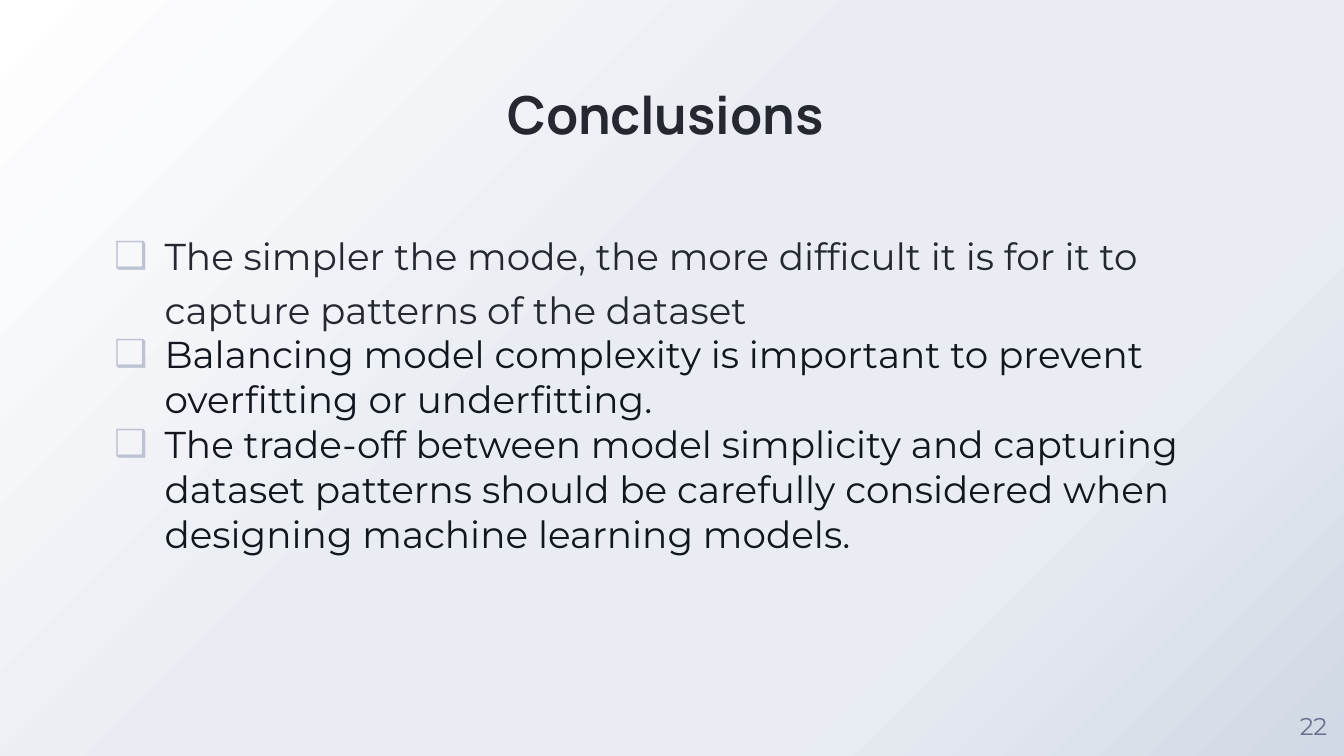
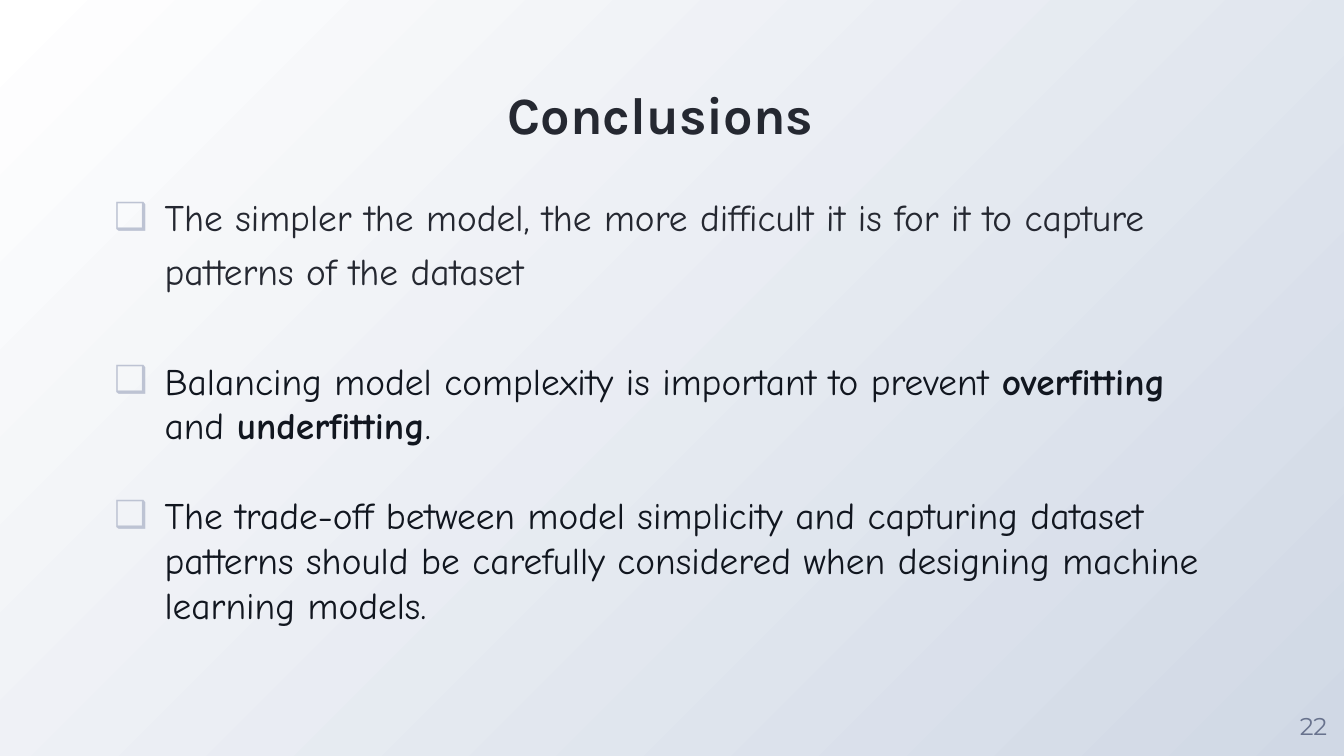
Before and after one commit to whalit/SFML-Project, a slide deck: slide 22 of PPT presentation.pptx. Drawn at 1344x756 pixels with LibreOffice and Linux fonts; fonts in the diff are those of the drawing; background and template pictures are left out. Boxes give left, top, right and bottom in pixels: in the first picture for what was removed or moved away, otherwise in the second. Text is boxed around its words. In the diff, an @@ line names an element or a change of style, - is before the commit and + after.

```diff
--- a/PPT presentation.pptx
+++ b/PPT presentation.pptx
@@ background gradient #FFFFFF to #E9EDF3 to #D0D8E5 to gradient #D0D8E5 to #FFFFFF @@
@@ title "Conclusions" at (508,97,814,135): font Manrope to Karla @@
@@ text "The simpler the model, the ...": place and size @@
-text "The simpler the model, the ..." at (165,242,1177,556)
+text "The simpler the model, the ..." at (165,205,1198,626)
@@ text at (165,205,1165,446): text changed; font Montserrat to Comic Neue @@
-❑ The simpler the mode, the more difficult it is for it to capture patterns of the dataset
-❑ Balancing model complexity is important to prevent overfitting or underfitting.
+❑ The simpler the model, the more difficult it is for it to capture patterns of the dataset
+❑ Balancing model complexity is important to prevent overfitting and underfitting.
@@ text at (165,503,1198,626): font Montserrat to Comic Neue in "The trade-off between model simplicity and capturing ..." @@
```
Also in this commit, not shown: 21 other slides changed.
